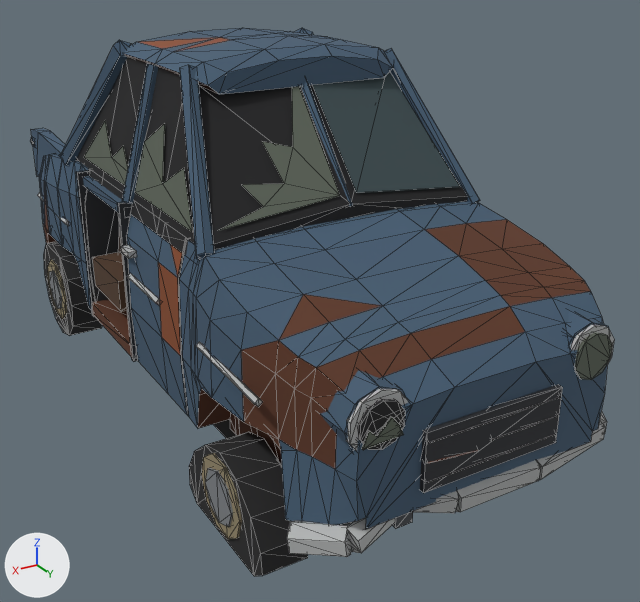
The FBX model Assets/Art/Models/car_sedan_blue.fbx, before and after one commit.
The view is the same before and after, from a camera (50 mm lens) standing at (2.42, 4.75, 2.84) and looking at (-0.21, 0.36, 0.64). The lights are fixed; the arrows at lower left show +X, +Y and +Z. The picture after the commit comes second. Mesh edges are drawn as thin lines. Where no turn or scale is listed for an object, it has been applied to the vertices.

Names of what the first picture shows: 'car_sedan_blue'.
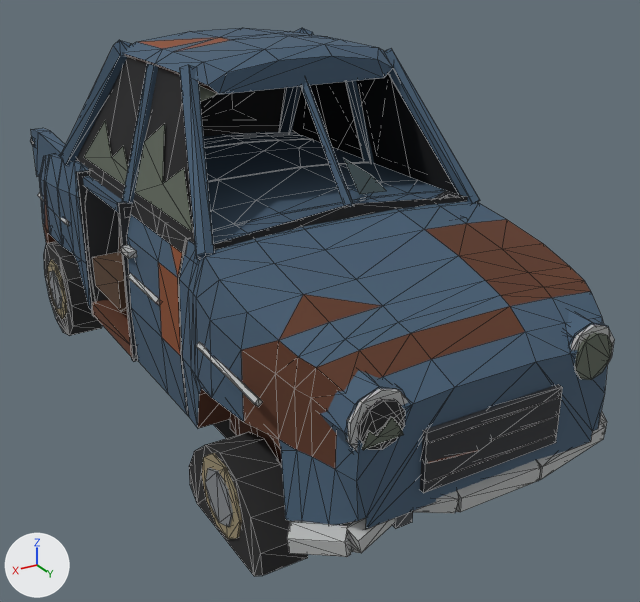
Pixel boxes [x1, y1, x2, y2] of what changed, in the pictures (640 x 602 px):
part 1 of me_car_sedan_blue_001, cut back (mostly hidden afterwards)
    before: [199, 72, 467, 244]
    after: [199, 85, 462, 198]

The change in detail:
me_car_sedan_blue_001 is used by ob_car_sedan_blue; location (0.0, 0.0, 0.0).
me_car_sedan_blue_001 had 1485 vertices, 2421 faces and spanned x -0.99..1.0, y -2.24..2.23, z 0.0..2.21.
me_car_sedan_blue_001 now has 1717 vertices, 2825 faces and spans x -0.99..1.0, y -2.24..2.23, z 0.0..2.21.
Part 1, on me_car_sedan_blue_001:
12 vertices are removed from x -0.75..0.75, y 0.47..0.99, z 1.46..2.12.
16 faces are deleted.
188 vertices are added at x -0.83..0.71, y -0.36..1.22, z 0.66..2.07.
23 new vertices lie (0.0, 0.0, 0.08) away from vertices in x -0.71..0.71, y -0.27..0.99, z 0.69..1.19.
15 new vertices lie (0.0, 0.0, 0.39) away from vertices in x -0.64..0.64, y -0.36..-0.21, z 0.76.
6 new vertices lie (0.44, 0.0, 0.0) away from vertices in x -0.61..0.17, y -0.32..-0.24, z 0.73..1.19.
6 new vertices lie (0.51, 0.0, 0.0) away from vertices in x -0.63, y 0.76..1.22, z 1.19..1.35.
6 new vertices lie (0.0, 0.17, 0.1) away from vertices in x -0.67..-0.63, y 0.81..0.83, z 1.15..1.19.
420 new faces join them.
